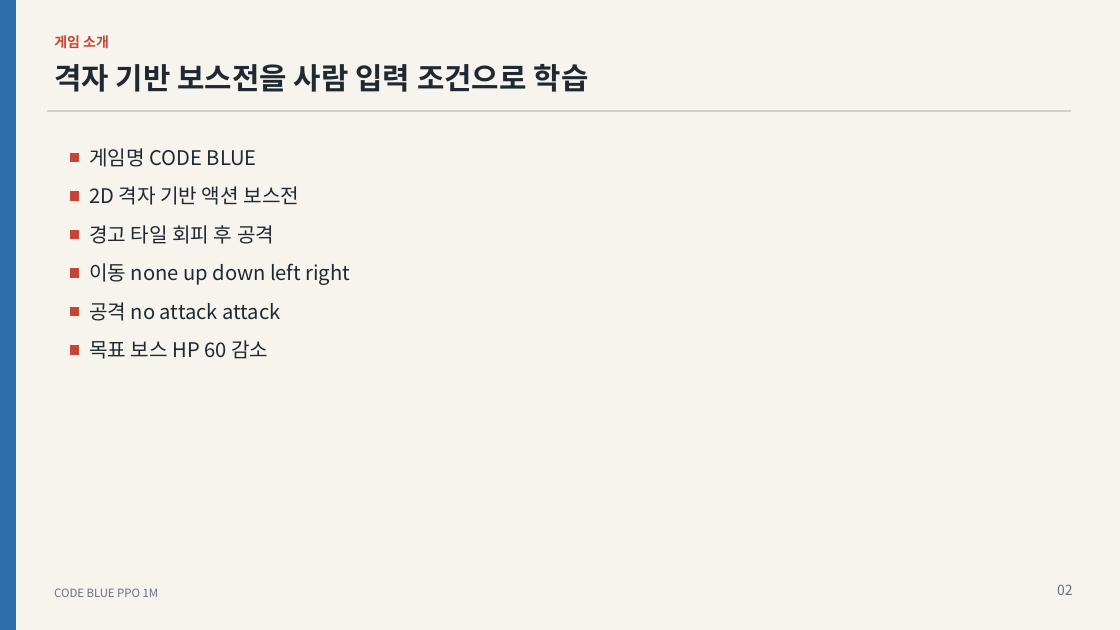
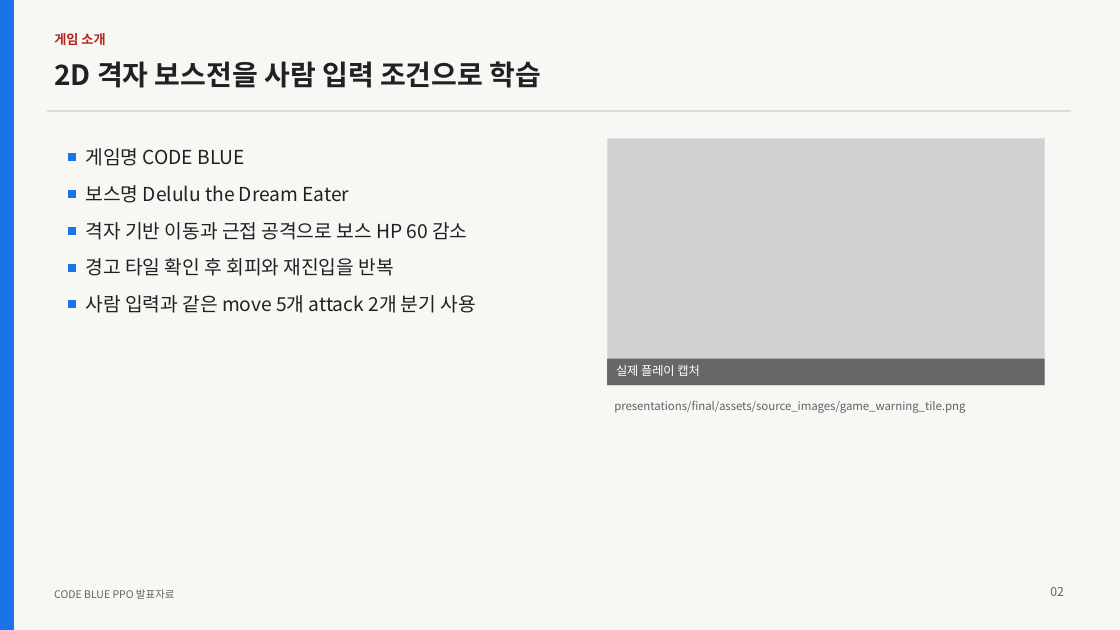
Before and after one commit to LxNx-Hn/AI_FinalTerm, a slide deck: slide 2 of presentations/final/CODE_BLUE_RL_FINAL.pptx. Drawn at 1120x630 pixels with LibreOffice and Linux fonts; fonts in the diff are those of the drawing; grey boxes stand for pictures. Boxes give left, top, right and bottom in pixels: in the first picture for what was removed or moved away, otherwise in the second. Text is boxed around its words. In the diff, an @@ line names an element or a change of style, - is before the commit and + after.

Commit message:
Finalize presentation artifacts

```diff
--- a/presentations/final/CODE_BLUE_RL_FINAL.pptx
+++ b/presentations/final/CODE_BLUE_RL_FINAL.pptx
@@ rectangle at bbox=[0, 0, 1120, 630]: fill #F7F4ED to #F7F7F3; outline #F7F4ED 0 pt to #F7F7F3 0 pt @@
@@ rectangle at bbox=[0, 0, 14, 630]: fill #2F6FAD to #1A73E8; outline #2F6FAD 0 pt to #1A73E8 0 pt @@
@@ text "게임 소개" at bbox=[54, 33, 105, 45]: size 12 to 11.2 pt, text colour #C44536 to #B3261E @@
@@ text at bbox=[54, 61, 542, 88]: text changed; size 25.5 to 24 pt; text colour #1F2933 to #202124 @@
-격자 기반 보스전을 사람 입력 조건으로 학습
+2D 격자 보스전을 사람 입력 조건으로 학습
@@ rectangle at bbox=[47, 110, 1071, 112]: fill #D6D0C4 to #DADCE0; outline #D6D0C4 0 pt to #DADCE0 0 pt @@
@@ text "게임명 CODE BLUE" at bbox=[86, 148, 246, 166]: size 17.2 to 16.5 pt, text colour #1F2933 to #202124 @@
@@ picture added at bbox=[607, 139, 1045, 386] @@
@@ rectangle added at bbox=[607, 139, 1045, 386], outline #DADCE0 0.75 pt @@
@@ text added at bbox=[86, 185, 350, 203], 16.5 pt, text #202124 @@
+보스명 Delulu the Dream Eater
@@ text removed at bbox=[89, 186, 300, 205] @@
-2D 격자 기반 액션 보스전
@@ rectangle: place and size @@
-rectangle at bbox=[70, 230, 78, 239]
+rectangle at bbox=[68, 228, 75, 234]
@@ text added at bbox=[86, 222, 467, 240], 16.5 pt, text #202124 @@
+격자 기반 이동과 근접 공격으로 보스 HP 60 감소
@@ text removed at bbox=[89, 225, 274, 244] @@
-경고 타일 회피 후 공격
@@ rectangle: place and size @@
-rectangle at bbox=[70, 269, 78, 277]
+rectangle at bbox=[68, 265, 75, 271]
@@ text added at bbox=[86, 258, 393, 276], 16.5 pt, text #202124 @@
+경고 타일 확인 후 회피와 재진입을 반복
@@ text removed at bbox=[89, 263, 351, 285] @@
-이동 none up down left right
@@ text added at bbox=[86, 295, 476, 313], 16.5 pt, text #202124 @@
+사람 입력과 같은 move 5개 attack 2개 분기 사용
@@ fill #C44536 to #1A73E8; outline #C44536 0 pt to #1A73E8 0 pt in 5 elements at bbox=[68, 154, 75, 160], bbox=[68, 191, 75, 197], bbox=[68, 228, 75, 234], bbox=[68, 265, 75, 271], bbox=[68, 301, 75, 308] @@
@@ rectangle: place and size @@
-rectangle at bbox=[70, 308, 78, 316]
+rectangle at bbox=[68, 301, 75, 308]
@@ text removed at bbox=[89, 302, 280, 321] @@
-공격 no attack attack
@@ rectangle removed at bbox=[70, 345, 78, 354] @@
@@ text removed at bbox=[89, 340, 268, 359] @@
-목표 보스 HP 60 감소
@@ rectangle added at bbox=[607, 359, 1045, 385], fill #000000 at 50% opacity, 10.5 pt, text #FFFFFF @@
+실제 플레이 캡처
@@ text added at bbox=[614, 401, 965, 413], 9.8 pt, text #5F6368 @@
+presentations/final/assets/source_images/game_warning_tile.png
@@ text at bbox=[54, 589, 175, 599]: text changed; size 9.8 to 9 pt; text colour #667085 to #5F6368 @@
-CODE BLUE PPO 1M
+CODE BLUE PPO 발표자료
@@ text "02" at bbox=[1050, 587, 1064, 596]: size 12 to 10.5 pt, text colour #667085 to #5F6368 @@
```
Also in this commit, not shown: 4 other slides changed, 13 slides added, 13 slides removed, 38 other files.
